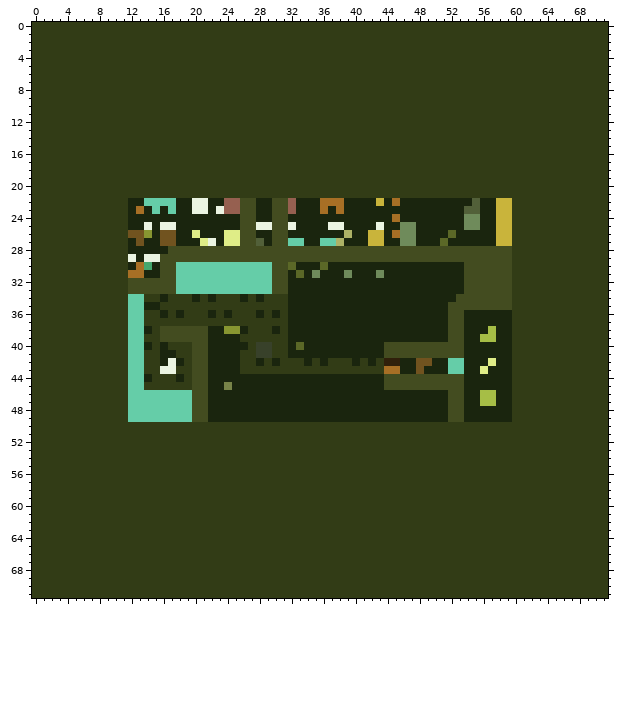
Sprite sheet -- 205level.png. Above, as it was before the edit.
The file is 72x72 pixels. Colours within 5 levels of each other are drawn and written as one.
Once edited:
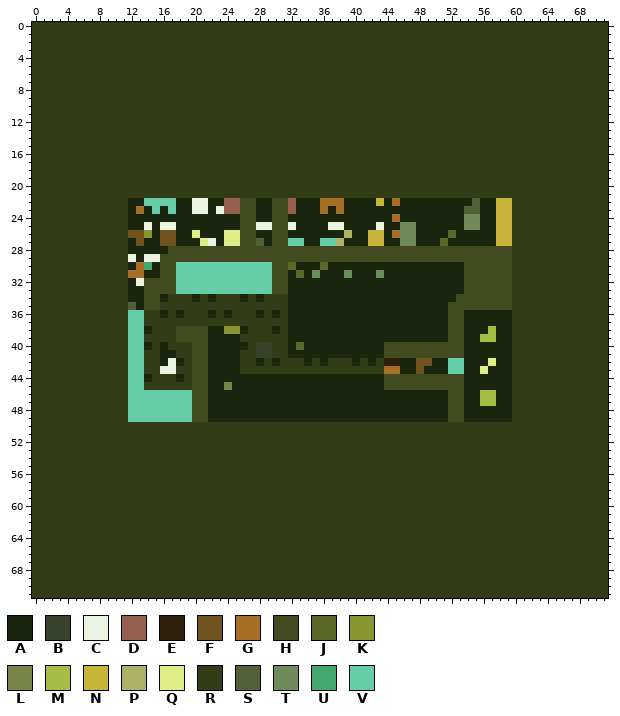
Palette (. is transparent): A #1a250e  B #38412a  C #ebf4e2  D #966050  E #30200b  F #71531f  G #a76f25  H #434c20  J #5b6827  K #889631  L #788448  M #a6be46  N #c9b43b  P #adb266  Q #dfed87  R #323c16  S #526039  T #6f8b5b  U #44a76e  V #65cda8
Changes in this commit:
y 32: x 12..13 HH -> AC
y 33: x 12..13 HH -> AA
y 34: x 12..15 VVRR -> AAHH
y 35: x 12..15 VVAA -> SAHH
y 38..39: x 16..17 HH -> RR
